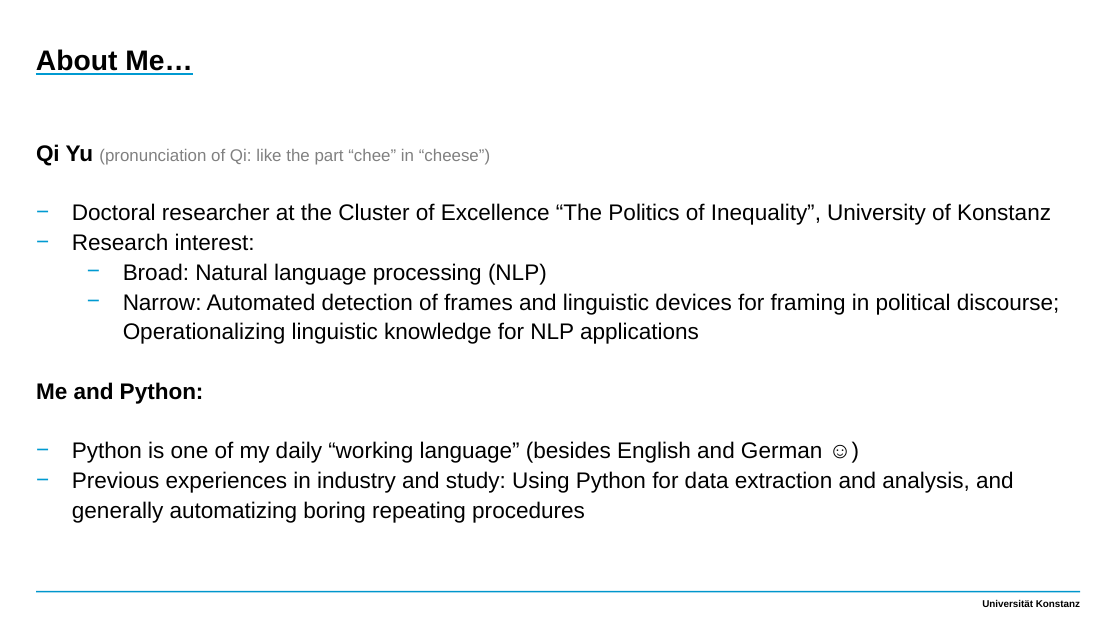
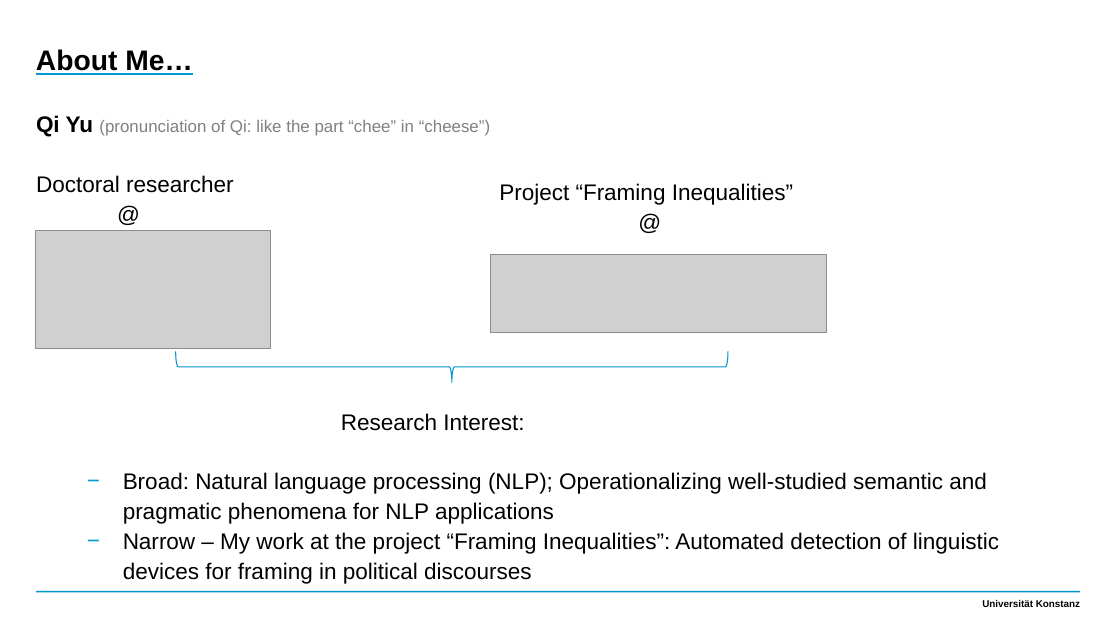
Before and after one commit to qi-yu/teaching-materials-python, a slide deck: slide 3 of slides/1_introduction.pptx. Drawn at 1120x630 pixels with LibreOffice and Linux fonts; fonts in the diff are those of the drawing; grey boxes stand for pictures. Boxes give left, top, right and bottom in pixels: in the first picture for what was removed or moved away, otherwise in the second. Text is boxed around its words. In the diff, an @@ line names an element or a change of style, - is before the commit and + after.

```diff
--- a/slides/1_introduction.pptx
+++ b/slides/1_introduction.pptx
@@ text "Qi Yu (pronunciation of Qi: ...": place and size @@
-text "Qi Yu (pronunciation of Qi: ..." at [36, 144, 1060, 523]
+text "Qi Yu (pronunciation of Qi: ..." at [36, 115, 999, 584]
@@ text at [36, 175, 999, 584]: text changed @@
-    − Doctoral researcher at the Cluster of Excellence “The Politics of Inequality”, University of Konstanz
-    − Research interest:
-      − Broad: Natural language processing (NLP)
-      − Narrow: Automated detection of frames and linguistic devices for framing in political discourse; Operationalizing linguistic knowledge for NLP applications
-    Me and Python:
-    − Python is one of my daily “working language” (besides English and German ☺)
-    − Previous experiences in industry and study: Using Python for data extraction and analysis, and generally automatizing boring repeating procedures
+    Doctoral researcher
+    @
+                Research Interest:
+      − Broad: Natural language processing (NLP); Operationalizing well-studied semantic and pragmatic phenomena for NLP applications
+      − Narrow – My work at the project “Framing Inequalities”: Automated detection of linguistic devices for framing in political discourses
@@ text added at [499, 183, 793, 205], 16 pt, text #000000 @@
+    Project “Framing Inequalities”
+    @
@@ picture added at [36, 231, 270, 350] @@
@@ picture added at [491, 255, 827, 332] @@
@@ right brace added at [175, 351, 728, 383], outline #0097CC 0.75 pt @@
```
Also in this commit, not shown: 4 other slides changed, 1 other file.
